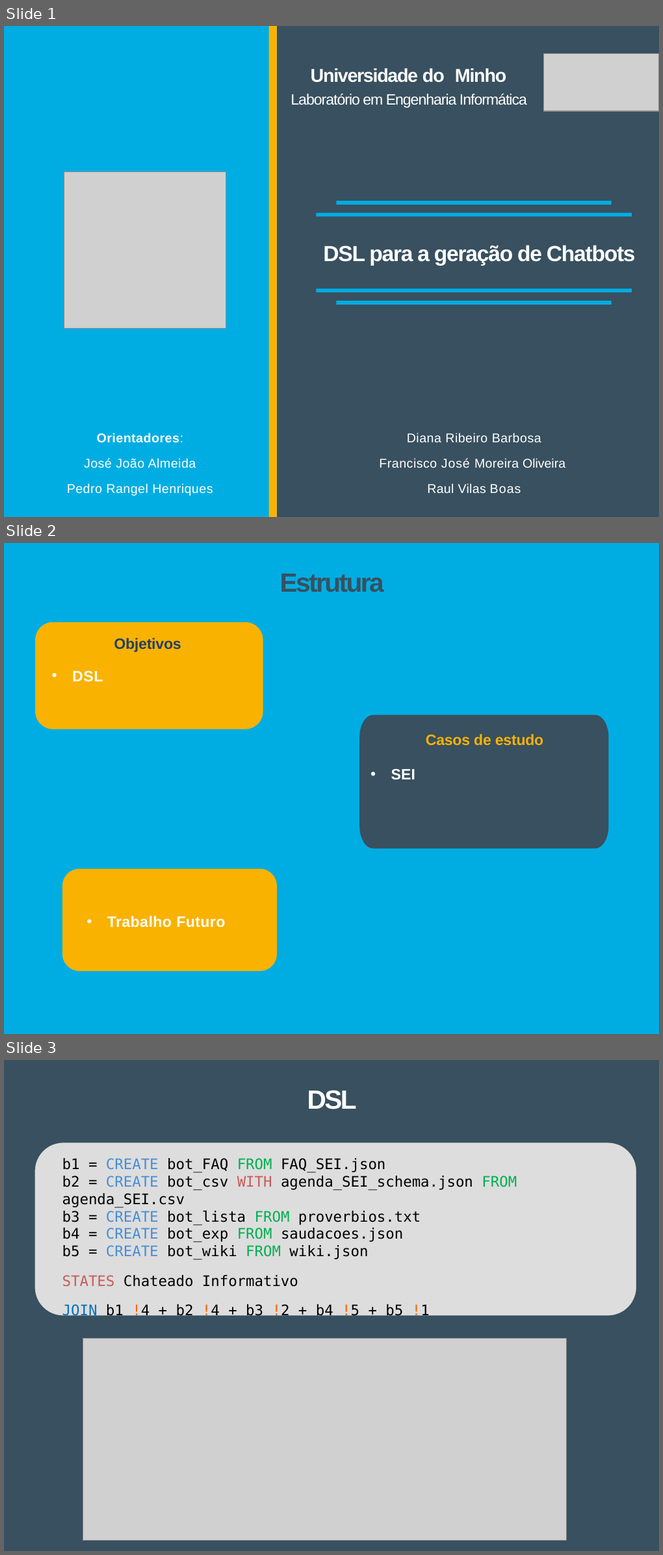
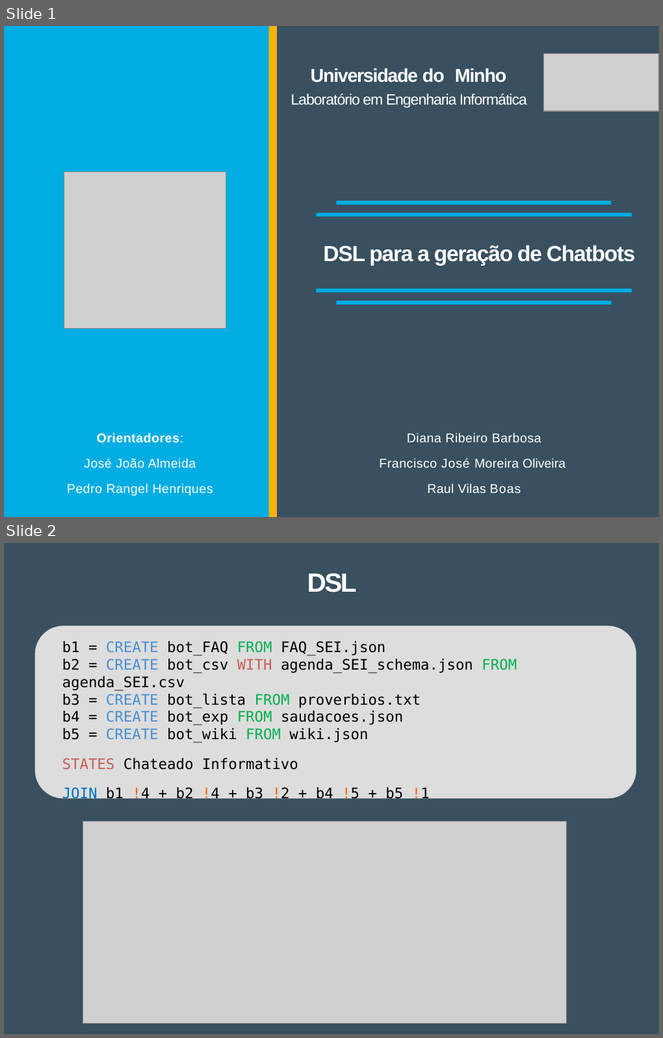
Before and after one commit to Tibblue/PLC, a slide deck: LEI/apresentações/checkpoint2/apresLEI_grupo47.pptx. Shown one above the other, each under a label of ours: slides 1, 2 and 3 before the commit, slides 1 and 2 after it. The pictures are 663x1555 and 663x1038 pixels, drawn with LibreOffice and Linux fonts; fonts in the diff are those of the drawing; grey boxes stand for pictures; background and template pictures are left out. Boxes give left, top, right and bottom in pixels: in the first picture for what was removed or moved away, otherwise in the second. Text is boxed around its words. In the diff, an @@ line names an element or a change of style, - is before the commit and + after.

```diff
--- a/LEI/apresentações/checkpoint2/apresLEI_grupo47.pptx
+++ b/LEI/apresentações/checkpoint2/apresLEI_grupo47.pptx
@@ slide 2 removed at (4, 543, 659, 1034), background #FFFFFF @@
@@ freeform shape removed at (4, 543, 659, 1034) @@
@@ text removed at (280, 574, 384, 592) @@
-Estrutura
@@ freeform shape removed at (35, 622, 263, 730) @@
@@ text removed at (114, 638, 181, 652) @@
-Objetivos
@@ text removed at (72, 671, 103, 682) @@
-• DSL
@@ freeform shape removed at (334, 694, 608, 694) @@
@@ freeform shape removed at (313, 705, 629, 705) @@
@@ freeform shape removed at (360, 715, 608, 849) @@
@@ text removed at (426, 734, 544, 745) @@
-Casos de estudo
@@ text removed at (391, 769, 415, 780) @@
-• SEI
@@ freeform shape removed at (313, 782, 629, 782) @@
@@ freeform shape removed at (334, 793, 608, 793) @@
@@ freeform shape removed at (62, 869, 276, 971) @@
@@ text removed at (107, 916, 225, 928) @@
-• Trabalho Futuro
@@ what was slide 3 is now slide 2 @@
```
Also in this commit, not shown: 2 slides changed.
